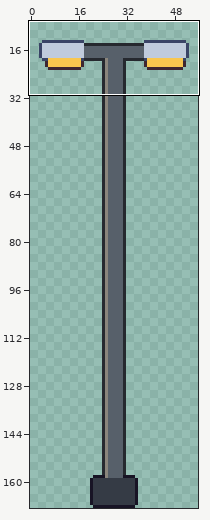
Pixel-art file, stored at art/roadside/roadside-street-lamp@94.aseprite. The first picture is a wide view before the edit; the outline marks the close-up.
Close-up. Before:
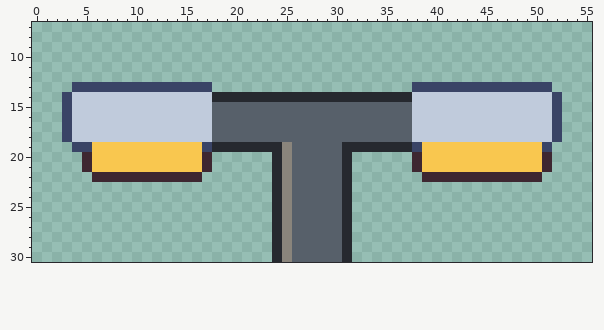
56x169 pixels, 1 frame. Shown: x 0..55, y 7..30. The wide view leaves out empty margins.
New version:
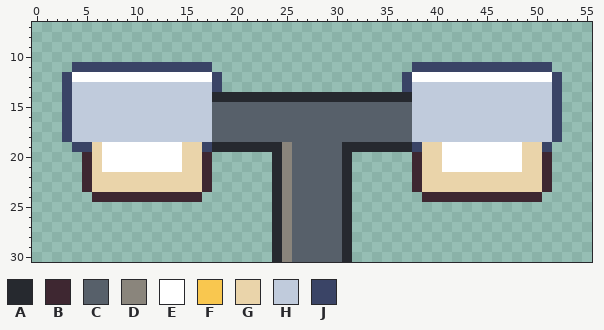
Palette (. is transparent): A #26292f  B #3e2731  C #57606a  D #8a857c  E #ffffff  F #f9c74f  G #ead4aa  H #c0cbdc  J #3a4466
Diff:
y 11: x 4..17 .............. -> JJJJJJJJJJJJJJ; x 38..51 .............. -> JJJJJJJJJJJJJJ
y 12: x 3..18 ................ -> JEEEEEEEEEEEEEEJ; x 37..52 ................ -> JEEEEEEEEEEEEEEJ
y 13: x 3..18 .JJJJJJJJJJJJJJ. -> JHHHHHHHHHHHHHHJ; x 37..52 .JJJJJJJJJJJJJJ. -> JHHHHHHHHHHHHHHJ
y 19..21: x 6..16 FFFFFFFFFFF -> GEEEEEEEEGG; x 39..50 FFFFFFFFFFFF -> GGEEEEEEEEGG
y 22: x 5..17 .BBBBBBBBBBB. -> BGGGGGGGGGGGB; x 38..51 .BBBBBBBBBBBB. -> BGGGGGGGGGGGGB
y 23: x 5..17 ............. -> BGGGGGGGGGGGB; x 38..51 .............. -> BGGGGGGGGGGGGB
y 24: x 6..16 ........... -> BBBBBBBBBBB; x 39..50 ............ -> BBBBBBBBBBBB
